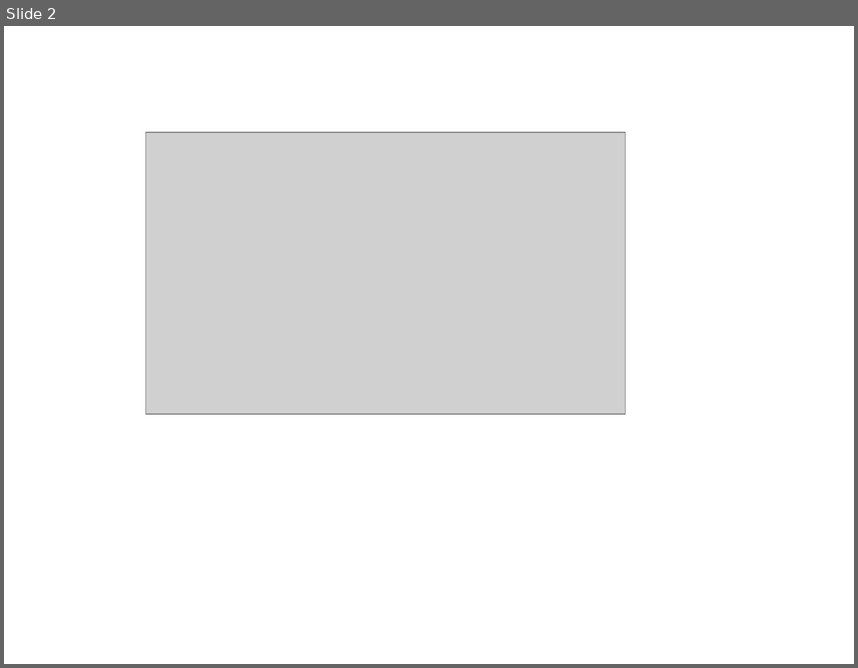
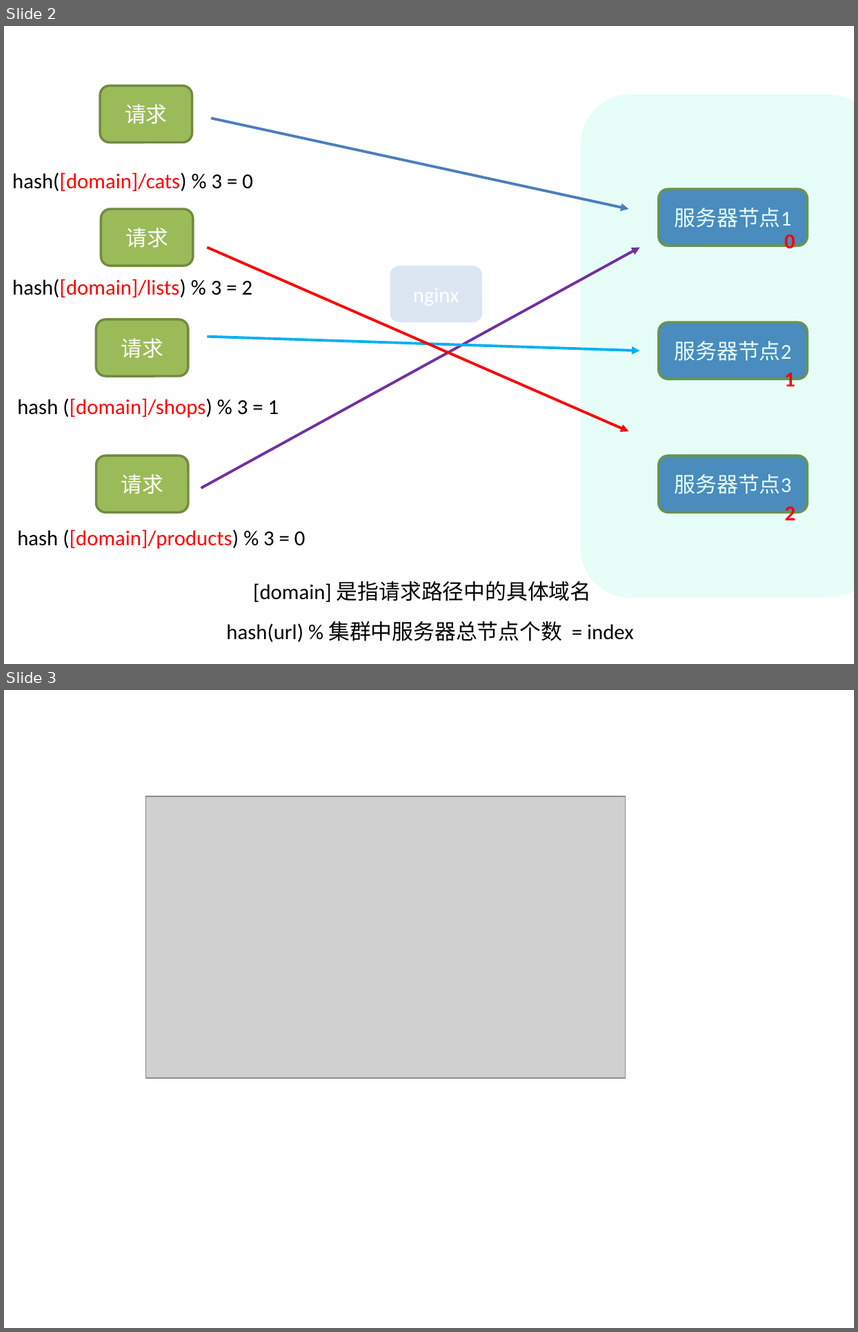
Before and after one commit to xiangming-fang/foodie-dev, a slide deck: doc/ppt/第二阶段/23 负载均衡之url_hash & least_conn.pptx. Shown one above the other, each under a label of ours: slide 2 before the commit, slides 2 and 3 after it. The pictures are 858x668 and 858x1332 pixels, drawn with LibreOffice and Linux fonts; fonts in the diff are those of the drawing; grey boxes stand for pictures. Boxes give left, top, right and bottom in pixels: in the first picture for what was removed or moved away, otherwise in the second. Text is boxed around its words. In the diff, an @@ line names an element or a change of style, - is before the commit and + after.

```diff
--- a/doc/ppt/第二阶段/23 负载均衡之url_hash & least_conn.pptx
+++ b/doc/ppt/第二阶段/23 负载均衡之url_hash & least_conn.pptx
@@ slide 2 added at <box>4,26,854,664</box>, background #FFFFFF @@
@@ group added at <box>12,75,854,641</box>: 9 rounded rectangles, 9 texts, 5 arrows @@
+服务器节点1
+服务器节点3
+服务器节点2
+请求
+请求
+请求
+请求
+0
+1
+2
+hash(url) % 集群中服务器总节点个数 = index
+hash([domain]/lists) % 3 = 2
+hash([domain]/cats) % 3 = 0
+hash ([domain]/shops) % 3 = 1
+hash ([domain]/products) % 3 = 0
+[domain] 是指请求路径中的具体域名
@@ what was slide 2 is now slide 3 @@
```
Also in this commit, not shown: 1 other slide added, 4 other files.
